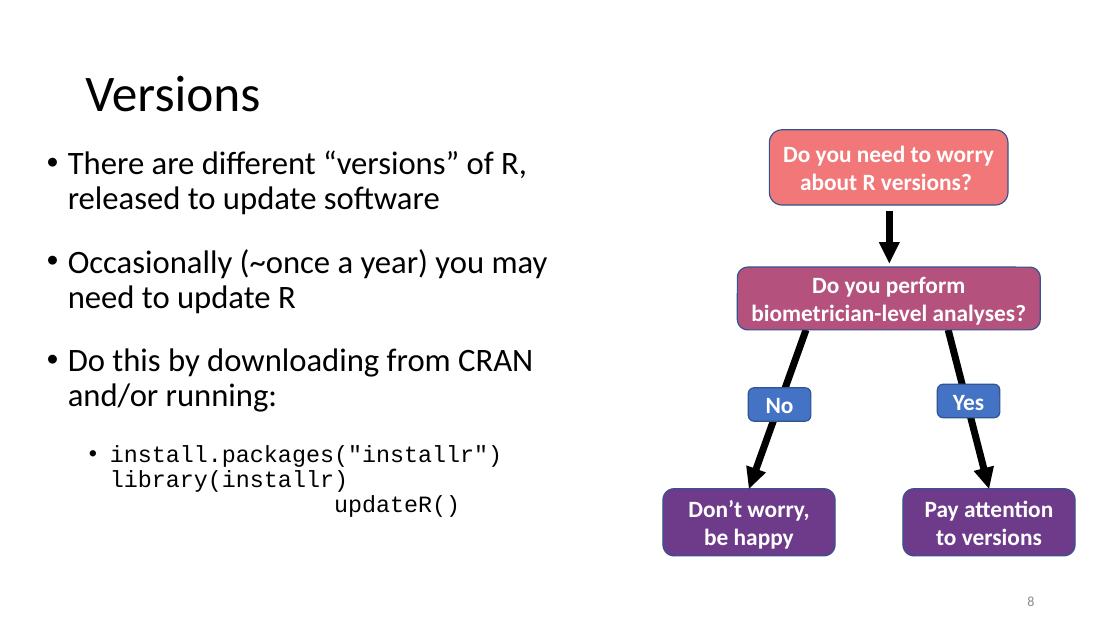
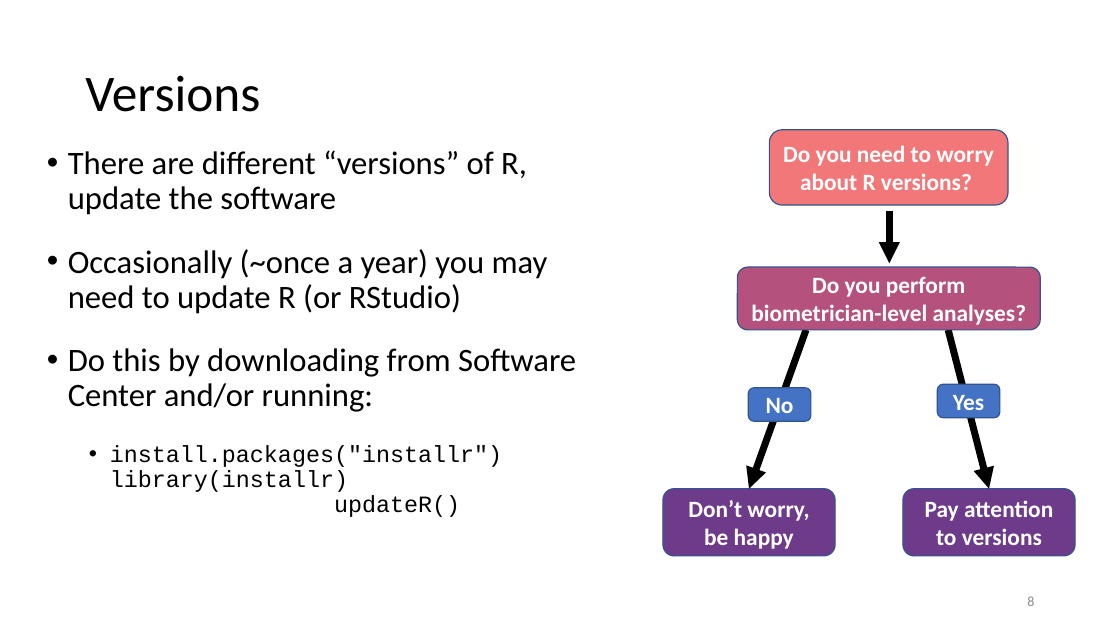
Before and after one commit to justinpriest/ADFG_R_Intro_Workshop, a slide deck: slide 8 of presentations/2 - About R and RStudio.pptx. Drawn at 1120x630 pixels with LibreOffice and Linux fonts; fonts in the diff are those of the drawing. Boxes give left, top, right and bottom in pixels: in the first picture for what was removed or moved away, otherwise in the second. Text is boxed around its words. In the diff, an @@ line names an element or a change of style, - is before the commit and + after.

Commit message:
minor update to presentation 2

```diff
--- a/presentations/2 - About R and RStudio.pptx
+++ b/presentations/2 - About R and RStudio.pptx
@@ text at (68,150,576,412): text changed @@
-• There are different “versions” of R, released to update software
-• Occasionally (~once a year) you may need to update R
-• Do this by downloading from CRAN and/or running:
+• There are different “versions” of R, update the software
+• Occasionally (~once a year) you may need to update R (or RStudio)
+• Do this by downloading from Software Center and/or running:
```
Also in this commit, not shown: 11 other slides changed.
